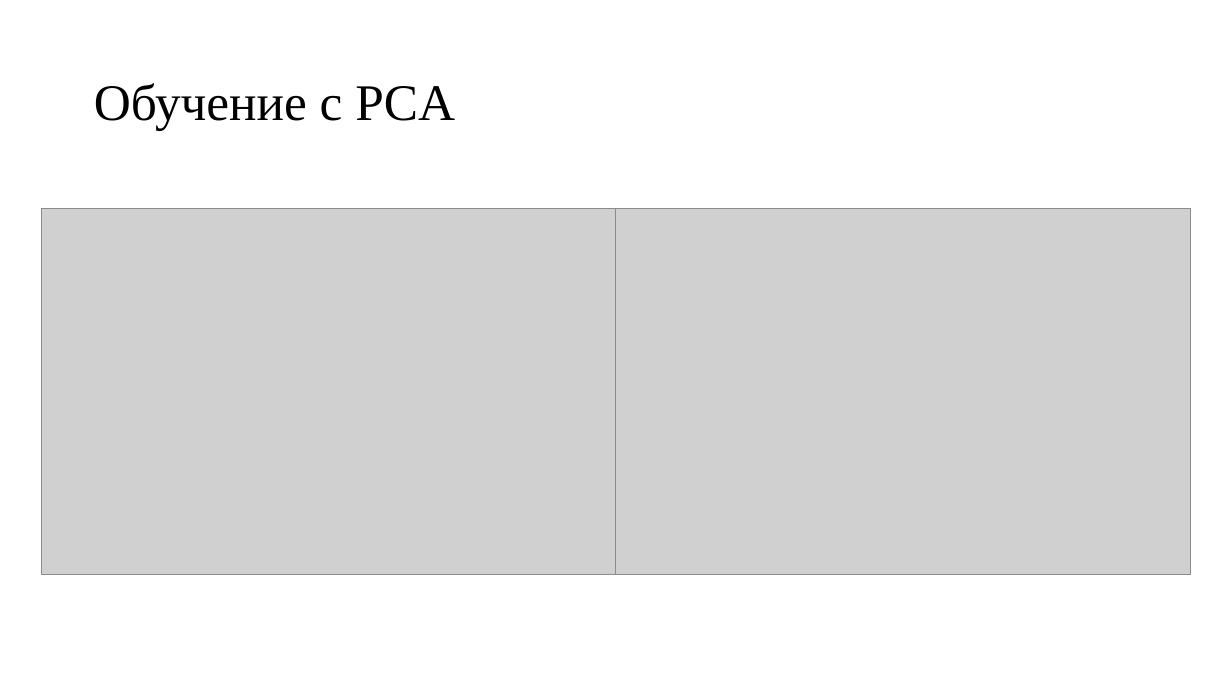
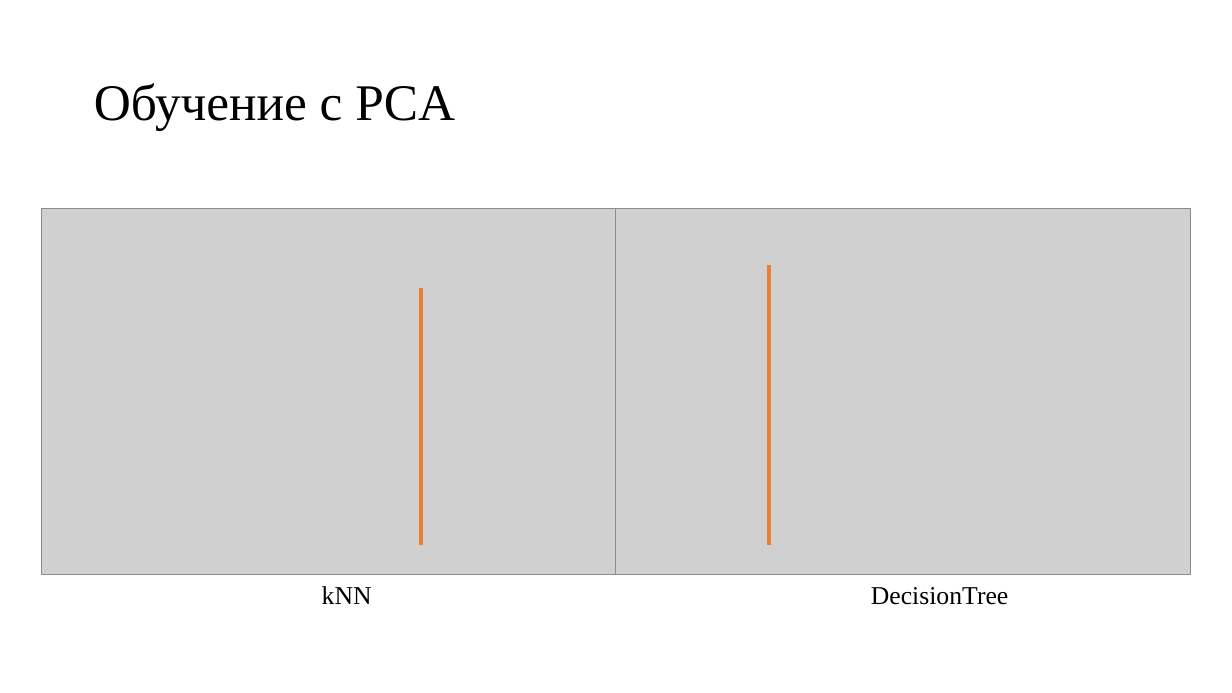
Before and after one commit to serikov1/PythonCode, a slide deck: slide 7 of ML/Complex task/Комплексная задача.pptx. Drawn at 1232x693 pixels with LibreOffice and Linux fonts; fonts in the diff are those of the drawing; grey boxes stand for pictures. Boxes give left, top, right and bottom in pixels: in the first picture for what was removed or moved away, otherwise in the second. Text is boxed around its words. In the diff, an @@ line names an element or a change of style, - is before the commit and + after.

```diff
--- a/ML/Complex task/Комплексная задача.pptx
+++ b/ML/Complex task/Комплексная задача.pptx
@@ line added from (769, 264) to (769, 544), #ED7D31 3 pt @@
@@ line added from (421, 288) to (421, 544), #ED7D31 3 pt @@
@@ text added at (322, 586, 372, 604), 20 pt, text #000000 @@
+kNN
@@ text added at (871, 587, 1008, 605), 20 pt, text #000000 @@
+DecisionTree
```
Also in this commit, not shown: 6 other slides changed, 3 slides added, 22 other files.
